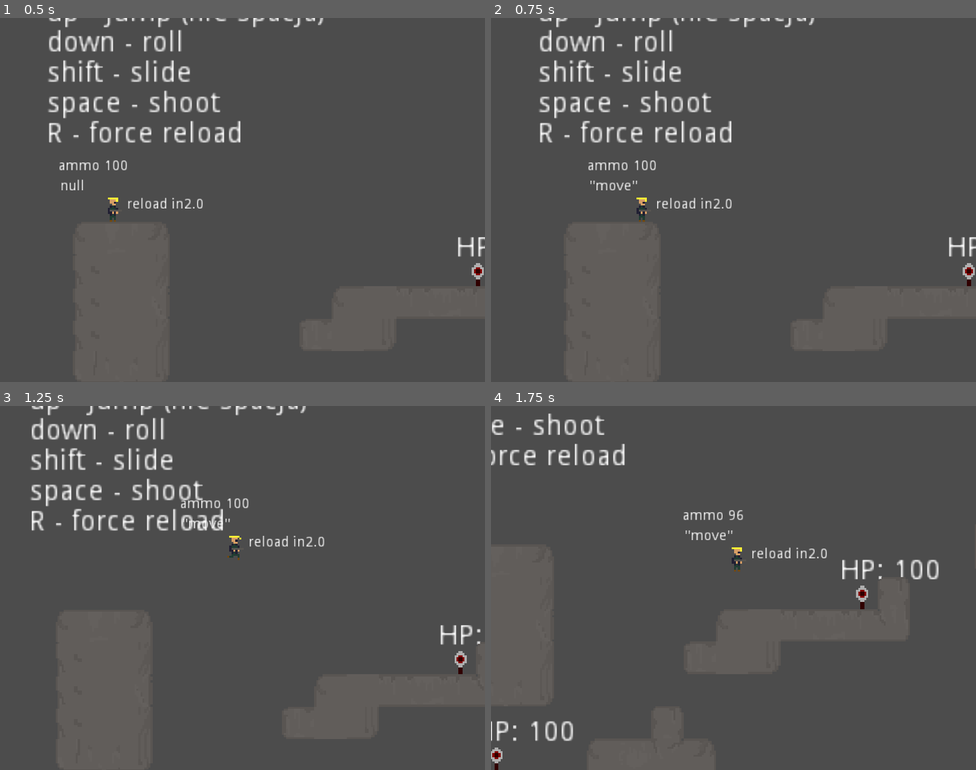
Above: before the commit, frames 1-4 (two rows, left to right).
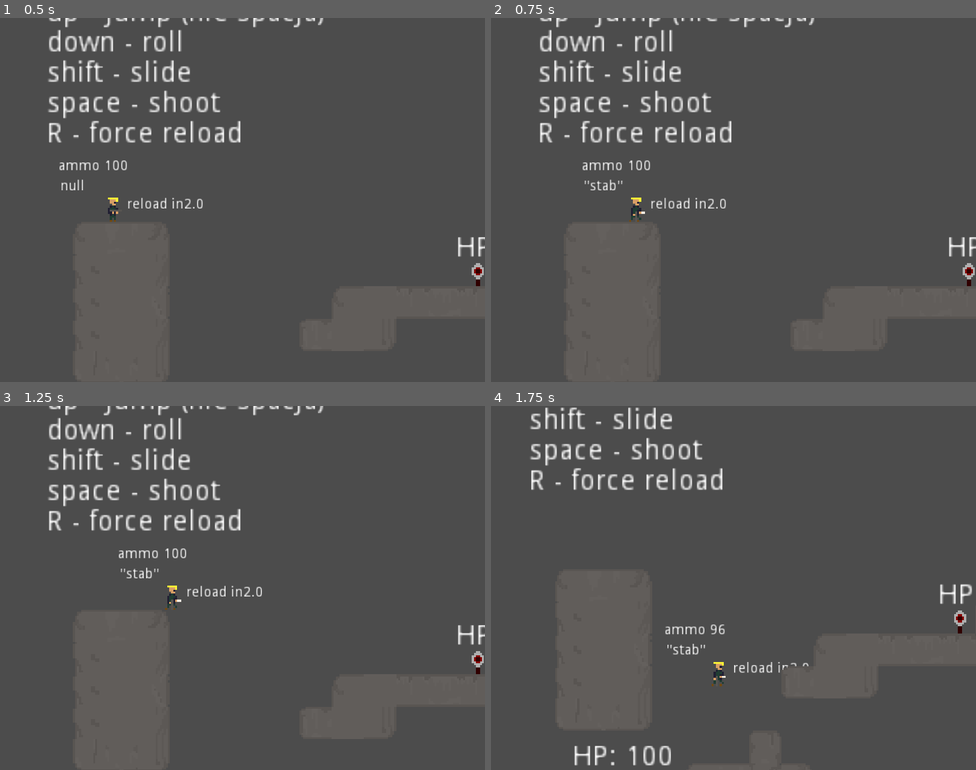
Above: after the commit, the same moments.

Repository: raczynskid/PixelSoldier
Game: Godot game, scene res://World.tscn
Two runs of this game, one before a commit and one after it. Both use one fixed random seed, a clock stepped at 60 frames per second and the inputs below.
Inputs:
- Up to frame 1 (0.5 s): no input
- Up to frame 2 (0.75 s): tap Enter at 0.5 s; hold Right (ui_right) from 0.53 s (still down); tap Ctrl (stab, bound only after the commit) at 0.6 s
- Up to frame 3 (1.25 s): keep holding Right (ui_right); tap Up (ui_up) at 0.77 s
- Up to frame 4 (1.75 s): keep holding Right (ui_right); tap Space (fire) at 1.35 s; tap Up (ui_up) at 1.52 s; tap Ctrl (stab, bound only after the commit) at 1.55 s

Frame 1 is identical in both runs. In frame 2, 0.8% of the frame differs, in the area x 18-50%, y 39-56%; in frame 3, 5.8%, in the area x 6-100%, y 0-74%; in frame 4, 5.5%.

Commit message:
#6 stab state animation and movement

Diff:
--- a/Characters/Player.gd
+++ b/Characters/Player.gd
@@ -7,6 +7,7 @@
 var fire : float
 var roll : float
 var slide : float
+var stab : float
 var force_reload : float
 var reload : bool
 var roll_enabled = true
@@ -55,6 +56,8 @@
 		velocity = roll_state(velocity)
 	elif current_state == "slide":
 		velocity = slide_state(velocity)
+	elif current_state == "stab":
+		velocity = stab_state(velocity)
 	else:
 		# if no action state is applied
 		# but movement controls are pressed
@@ -104,6 +107,11 @@
 	return input_vector
 
 func get_action_inputs(delta):
+	# listen for any non-movement input
+	# or contextual states
+	# perform actions on entry to state
+	# actual state actions called from physics_process
+
 	# tick cooldowns
 	roll_cooldown.tick(delta)
 	beam_cooldown.tick(delta)
@@ -113,6 +121,7 @@
 	roll = Input.get_action_strength("ui_down")
 	slide = Input.get_action_strength("slide")
 	force_reload = Input.is_action_just_pressed("reload")
+	stab = Input.is_action_just_pressed("stab") or current_state in ["stab"]
 
 	# force reload state on input
 	if force_reload:
@@ -120,6 +129,12 @@
 
 	# check for contextual states
 	reload = (ammo <= 0)
+
+	if stab:
+		animationTree.set("parameters/Stab/blend_position", last_vector.x)
+		animationState.travel('Stab')
+		input_vector.x = 0
+		return "stab"
 
 	if reload:
 		# if player is currently reloading, set animation to idle
@@ -359,3 +374,16 @@
 		else:
 			# if not tick timer down
 			reload_cooldown.tick(delta)
+
+func stab_state(vector):
+	# vector : velocity
+	# return : Vector2
+
+	current_state = "stab"
+
+	# melee attack handling
+
+	return shed_speed(vector)
+
+func end_stab():
+	current_state = "idle"
--- a/Characters/Player.tscn
+++ b/Characters/Player.tscn
@@ -78,25 +78,44 @@
 blend_point_1/node = SubResource( 16 )
 blend_point_1/pos = 0.5
 
-[sub_resource type="AnimationNodeStateMachineTransition" id=18]
-
-[sub_resource type="AnimationNodeStateMachineTransition" id=19]
-
-[sub_resource type="AnimationNodeStateMachineTransition" id=20]
+[sub_resource type="AnimationNodeAnimation" id=18]
+animation = "StabLeft"
+
+[sub_resource type="AnimationNodeAnimation" id=19]
+animation = "StabRight"
+
+[sub_resource type="AnimationNodeBlendSpace1D" id=20]
+blend_point_0/node = SubResource( 18 )
+blend_point_0/pos = -0.5
+blend_point_1/node = SubResource( 19 )
+blend_point_1/pos = 0.5
 
 [sub_resource type="AnimationNodeStateMachineTransition" id=21]
 
 [sub_resource type="AnimationNodeStateMachineTransition" id=22]
+
+[sub_resource type="AnimationNodeStateMachineTransition" id=23]
+
+[sub_resource type="AnimationNodeStateMachineTransition" id=24]
+
+[sub_resource type="AnimationNodeStateMachineTransition" id=25]
 switch_mode = 2
 
-[sub_resource type="AnimationNodeStateMachineTransition" id=23]
-
-[sub_resource type="AnimationNodeStateMachineTransition" id=24]
+[sub_resource type="AnimationNodeStateMachineTransition" id=26]
+
+[sub_resource type="AnimationNodeStateMachineTransition" id=27]
 switch_mode = 2
 
-[sub_resource type="AnimationNodeStateMachineTransition" id=25]
-
-[sub_resource type="AnimationNodeStateMachine" id=26]
+[sub_resource type="AnimationNodeStateMachineTransition" id=28]
+
+[sub_resource type="AnimationNodeStateMachineTransition" id=29]
+
+[sub_resource type="AnimationNodeStateMachineTransition" id=30]
+switch_mode = 2
+
+[sub_resource type="AnimationNodeStateMachineTransition" id=31]
+
+[sub_resource type="AnimationNodeStateMachine" id=32]
 states/Idle/node = SubResource( 3 )
 states/Idle/position = Vector2( 820, 92 )
 states/Roll/node = SubResource( 6 )
@@ -107,13 +126,15 @@
 states/Shoot/position = Vector2( 1284, 92 )
 states/Slide/node = SubResource( 17 )
 states/Slide/position = Vector2( 840, 388 )
-transitions = [ "Idle", "Shoot", SubResource( 18 ), "Idle", "Run", SubResource( 19 ), "Run", "Idle", SubResource( 20 ), "Idle", "Roll", SubResource( 21 ), "Roll", "Idle", SubResource( 22 ), "Run", "Slide", SubResource( 23 ), "Slide", "Run", SubResource( 24 ), "Shoot", "Idle", SubResource( 25 ) ]
+states/Stab/node = SubResource( 20 )
+states/Stab/position = Vector2( 1451, 229 )
+transitions = [ "Idle", "Shoot", SubResource( 21 ), "Idle", "Run", SubResource( 22 ), "Run", "Idle", SubResource( 23 ), "Idle", "Roll", SubResource( 24 ), "Roll", "Idle", SubResource( 25 ), "Run", "Slide", SubResource( 26 ), "Slide", "Run", SubResource( 27 ), "Shoot", "Idle", SubResource( 28 ), "Idle", "Stab", SubResource( 29 ), "Stab", "Idle", SubResource( 30 ), "Run", "Stab", SubResource( 31 ) ]
 start_node = "Idle"
-graph_offset = Vector2( 210, -3 )
-
-[sub_resource type="AnimationNodeStateMachinePlayback" id=27]
-
-[sub_resource type="Animation" id=28]
+graph_offset = Vector2( -122, 17 )
+
+[sub_resource type="AnimationNodeStateMachinePlayback" id=33]
+
+[sub_resource type="Animation" id=34]
 length = 0.2
 tracks/0/type = "value"
 tracks/0/path = NodePath("Body:frame")
@@ -467,8 +488,8 @@
 } ]
 }
 
-[sub_resource type="Animation" id=40]
-length = 0.6
+[sub_resource type="Animation" id=46]
+length = 0.7
 tracks/0/type = "value"
 tracks/0/path = NodePath("Body:frame")
 tracks/0/interp = 1
@@ -481,9 +502,23 @@
 "update": 1,
 "values": [ 41, 42, 43, 44, 45, 46 ]
 }
-
-[sub_resource type="Animation" id=41]
-length = 0.6
+tracks/1/type = "method"
+tracks/1/path = NodePath(".")
+tracks/1/interp = 1
+tracks/1/loop_wrap = true
+tracks/1/imported = false
+tracks/1/enabled = true
+tracks/1/keys = {
+"times": PoolRealArray( 0.7 ),
+"transitions": PoolRealArray( 1 ),
+"values": [ {
+"args": [  ],
+"method": "end_stab"
+} ]
+}
+
+[sub_resource type="Animation" id=47]
+length = 0.7
 tracks/0/type = "value"
 tracks/0/path = NodePath("Body:frame")
 tracks/0/interp = 1
@@ -496,40 +531,55 @@
 "update": 1,
 "values": [ 13, 14, 15, 16, 17, 18 ]
 }
-
-[sub_resource type="RectangleShape2D" id=42]
+tracks/1/type = "method"
+tracks/1/path = NodePath(".")
+tracks/1/interp = 1
+tracks/1/loop_wrap = true
+tracks/1/imported = false
+tracks/1/enabled = true
+tracks/1/keys = {
+"times": PoolRealArray( 0.7 ),
+"transitions": PoolRealArray( 1 ),
+"values": [ {
+"args": [  ],
+"method": "end_stab"
+} ]
+}
+
+[sub_resource type="RectangleShape2D" id=48]
 extents = Vector2( 3.31332, 1.21858 )
 
 [node name="Player" type="KinematicBody2D"]
 script = ExtResource( 7 )
 
 [node name="AnimationTree" type="AnimationTree" parent="."]
-tree_root = SubResource( 26 )
+tree_root = SubResource( 32 )
 anim_player = NodePath("../AnimationPlayer")
 active = true
-parameters/playback = SubResource( 27 )
+parameters/playback = SubResource( 33 )
 parameters/Idle/blend_position = -0.0127971
 parameters/Roll/blend_position = 0
 parameters/Run/blend_position = 0
 parameters/Shoot/blend_position = Vector2( 0.000624657, 0.00619197 )
 parameters/Slide/blend_position = 0
+parameters/Stab/blend_position = -0.00218683
 
 [node name="AnimationPlayer" type="AnimationPlayer" parent="."]
 playback_process_mode = 0
-anims/IdleLeft = SubResource( 28 )
-anims/IdleRight = SubResource( 29 )
-anims/RollLeft = SubResource( 30 )
-anims/RollRight = SubResource( 31 )
-anims/RunLeft = SubResource( 32 )
-anims/RunRight = SubResource( 33 )
-anims/ShootLeft = SubResource( 34 )
-anims/ShootRight = SubResource( 35 )
-anims/ShootUpLeft = SubResource( 36 )
-anims/ShootUpRight = SubResource( 37 )
-anims/SlideLeft = SubResource( 38 )
-anims/SlideRight = SubResource( 39 )
-anims/StabLeft = SubResource( 40 )
-anims/StabRight = SubResource( 41 )
+anims/IdleLeft = SubResource( 34 )
+anims/IdleRight = SubResource( 35 )
+anims/RollLeft = SubResource( 36 )
+anims/RollRight = SubResource( 37 )
+anims/RunLeft = SubResource( 38 )
+anims/RunRight = SubResource( 39 )
+anims/ShootLeft = SubResource( 40 )
+anims/ShootRight = SubResource( 41 )
+anims/ShootUpLeft = SubResource( 42 )
+anims/ShootUpRight = SubResource( 43 )
+anims/SlideLeft = SubResource( 44 )
+anims/SlideRight = SubResource( 45 )
+anims/StabLeft = SubResource( 46 )
+anims/StabRight = SubResource( 47 )
 
 [node name="Tween" type="Tween" parent="."]
 
@@ -562,4 +612,4 @@
 position = Vector2( 0, -6 )
 texture = ExtResource( 2 )
 hframes = 56
-frame = 6
+frame = 41
--- a/World.tscn
+++ b/World.tscn
@@ -20,9 +20,13 @@
 process_mode = 0
 parameters/playback = SubResource( 1 )
 parameters/Roll/blend_position = 0.00343645
+parameters/Stab/blend_position = 0
 
 [node name="AnimationPlayer" parent="Level/Player" index="1"]
 method_call_mode = 1
+
+[node name="Body" parent="Level/Player" index="6"]
+frame = 6
 
 [node name="Label" type="Label" parent="Level/Player"]
 margin_left = -27.9873
--- a/project.godot
+++ b/project.godot
@@ -53,6 +53,11 @@
 "events": [ Object(InputEventKey,"resource_local_to_scene":false,"resource_name":"","device":0,"alt":false,"shift":false,"control":false,"meta":false,"command":false,"pressed":false,"scancode":82,"unicode":0,"echo":false,"script":null)
  ]
 }
+stab={
+"deadzone": 0.5,
+"events": [ Object(InputEventKey,"resource_local_to_scene":false,"resource_name":"","device":0,"alt":false,"shift":false,"control":false,"meta":false,"command":false,"pressed":false,"scancode":16777238,"unicode":0,"echo":false,"script":null)
+ ]
+}
 
 [rendering]
 
Not shown: 13 places in Characters/Player.tscn that only renumber resources
